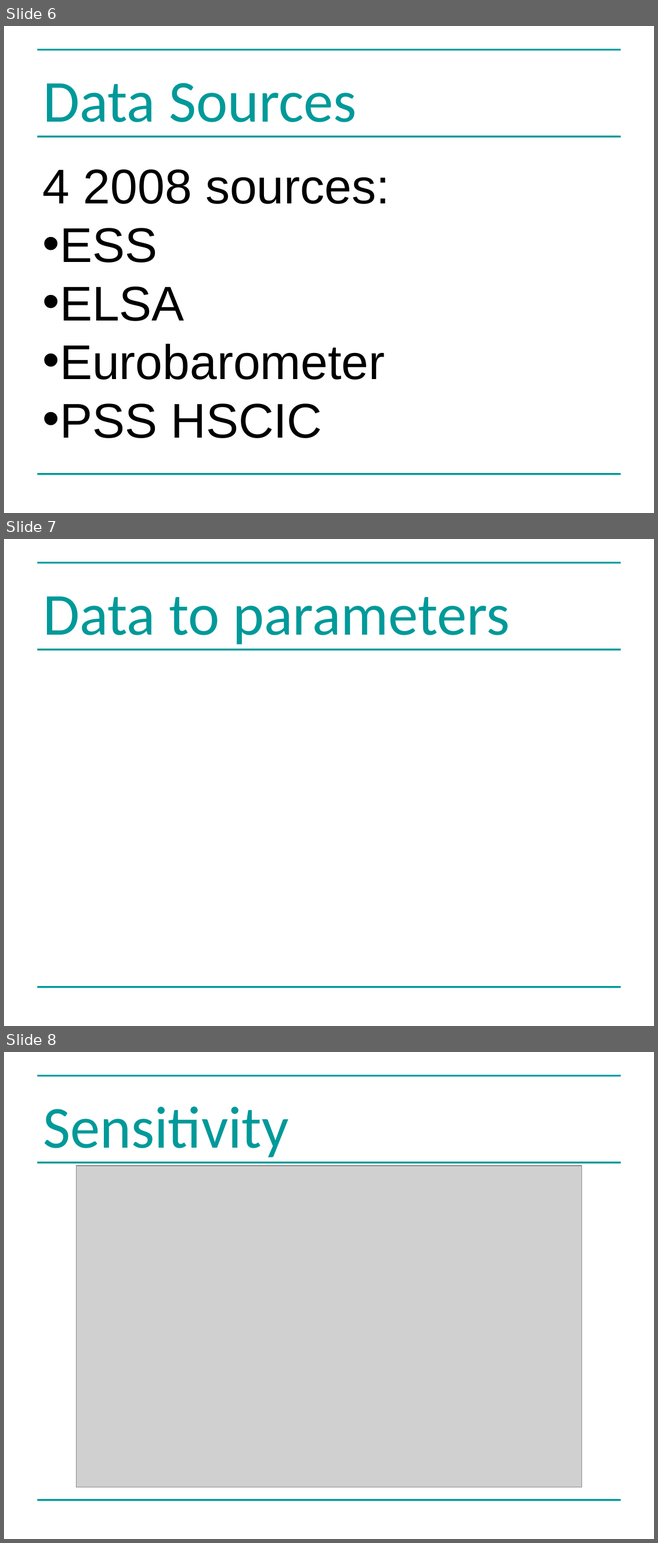
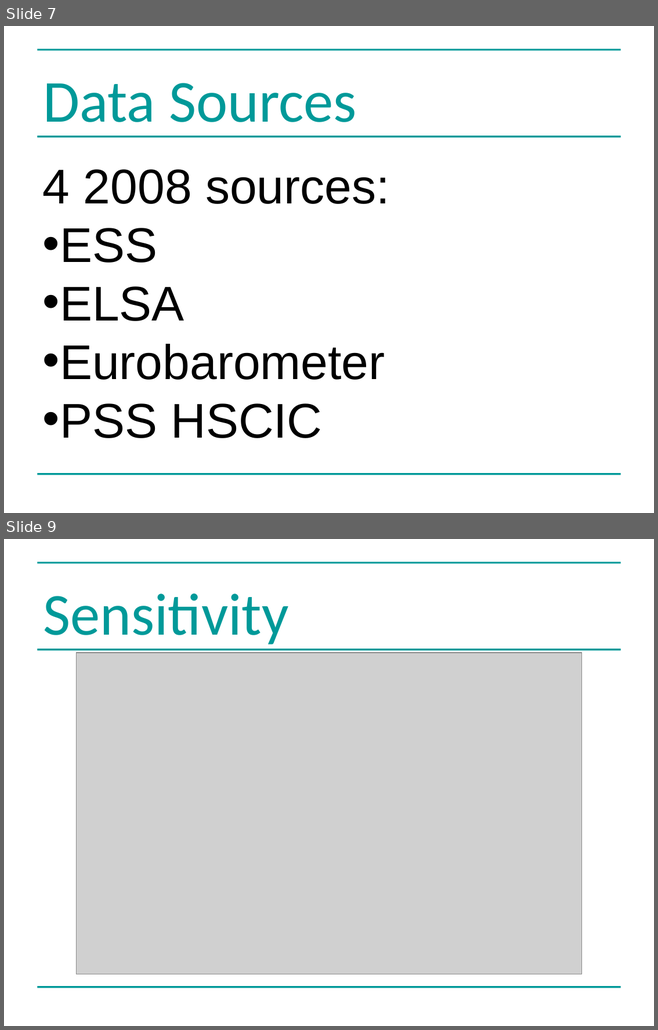
Before and after one commit to greenape/bsps2015, a slide deck: presentation/risky_aging_bsps.ppt. Shown one above the other, each under a label of ours: slides 6, 7 and 8 before the commit, slides 7 and 9 after it; the slides between them are not shown. The pictures are 658x1543 and 658x1030 pixels, drawn with LibreOffice and Linux fonts; fonts in the diff are those of the drawing; grey boxes stand for pictures. Boxes give left, top, right and bottom in pixels: in the first picture for what was removed or moved away, otherwise in the second. Text is boxed around its words. In the diff, an @@ line names an element or a change of style, - is before the commit and + after.

Commit message:
Data model mapping

```diff
--- a/presentation/risky_aging_bsps.ppt
+++ b/presentation/risky_aging_bsps.ppt
@@ slide 7 removed at (x1=4, y1=539, x2=654, y2=1026), background #FFFFFF; not listed: 3 template elements that a slide beside it also shows @@
@@ title removed at (x1=43, y1=596, x2=510, y2=645) @@
-Data to parameters
@@ what was slide 6 is now slide 7 @@
@@ what was slide 8 is now slide 9 @@
```
Also in this commit, not shown: 1 slide changed, 2 slides added.
